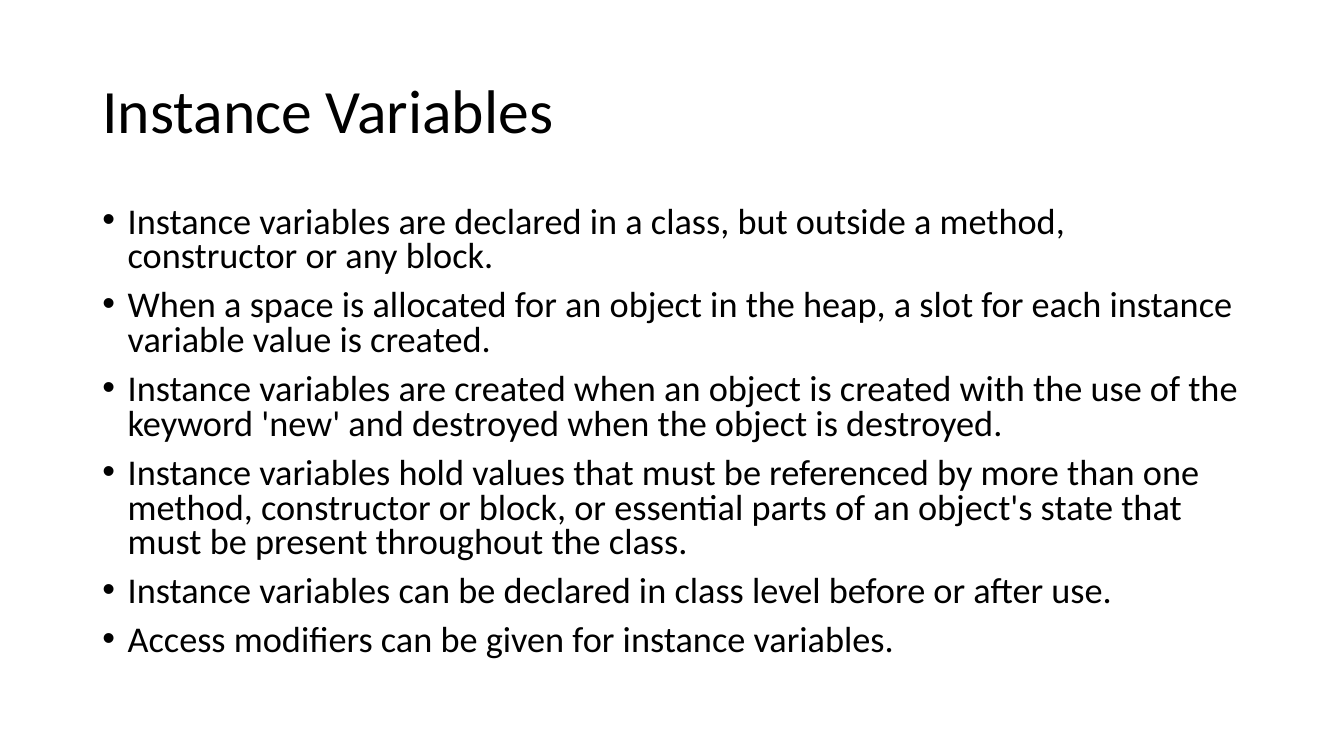
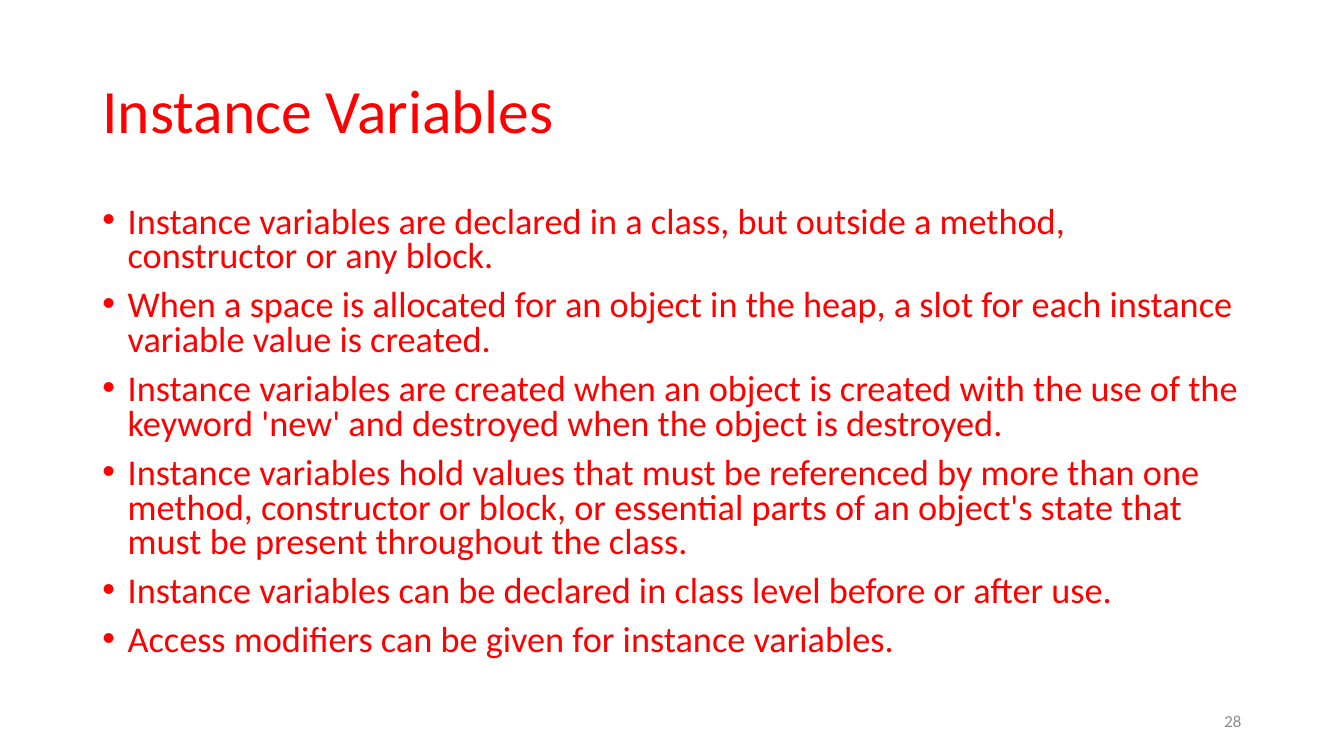
Before and after one commit to karzanosman/java, a slide deck: slide 28 of 01-Programming Fundamentals.pptx (slide 29 before the commit). Drawn at 1344x756 pixels with LibreOffice and Linux fonts; fonts in the diff are those of the drawing. Boxes give left, top, right and bottom in pixels: in the first picture for what was removed or moved away, otherwise in the second. Text is boxed around its words. In the diff, an @@ line names an element or a change of style, - is before the commit and + after.

```diff
--- a/01-Programming Fundamentals.pptx
+++ b/01-Programming Fundamentals.pptx
@@ title "Instance Variables" at [102,90,553,134]: text colour #000000 to #FF0000 @@
@@ text "Instance variables are declared in ..." at [128,208,1237,659]: text colour #000000 to #FF0000 @@
@@ page number added at [1224,715,1241,727], 12 pt, text #8C8C8C @@
+28
```
Also in this commit, not shown: 32 other slides changed, 1 slide removed, 2 other files.
